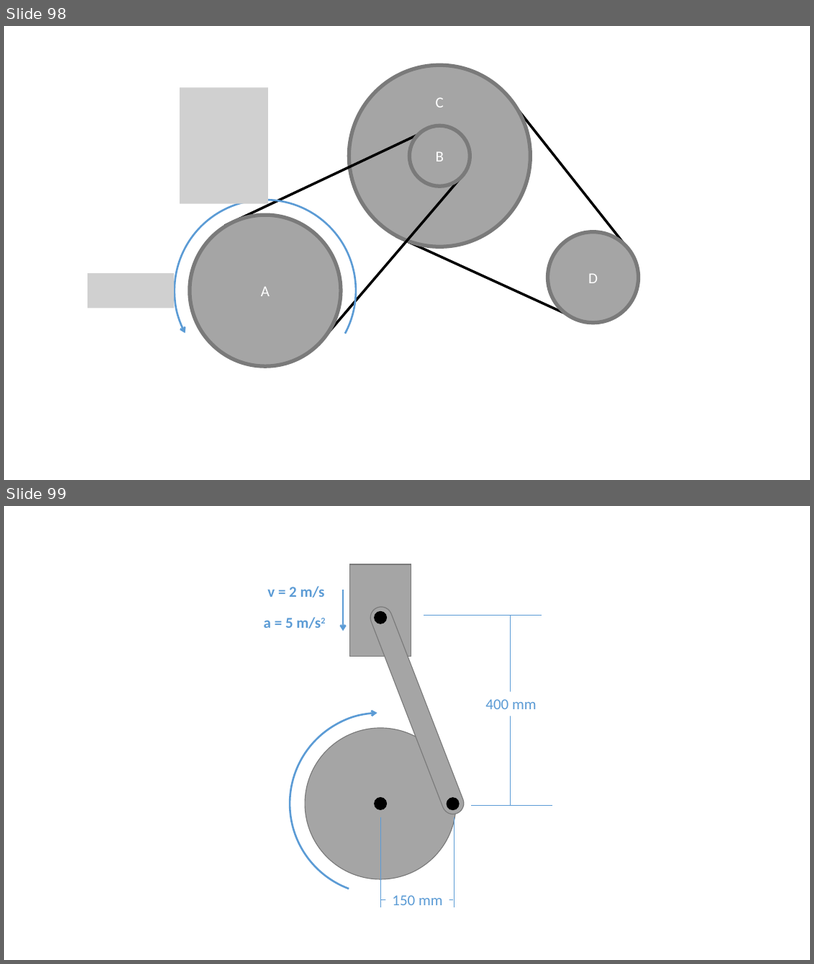
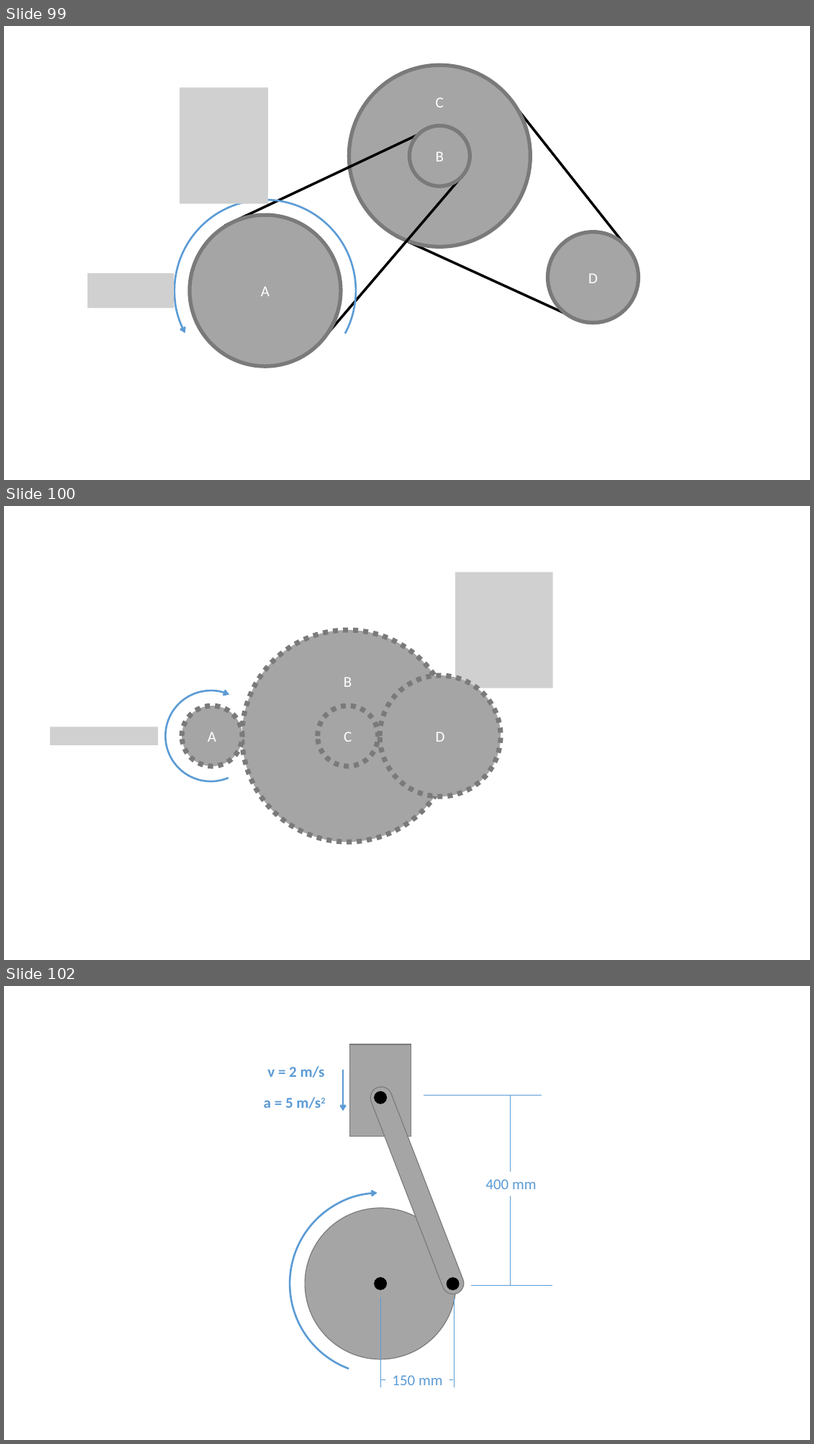
Before and after one commit to JacobMoore/mechanics_textbook, a slide deck: Homework Problems/Homework_Diagrams.pptx. Shown one above the other, each under a label of ours: slides 98 and 99 before the commit, slides 99, 100 and 102 after it; the slides between them are not shown. The pictures are 814x964 and 814x1444 pixels, drawn with LibreOffice and Linux fonts; fonts in the diff are those of the drawing; grey boxes stand for pictures. Boxes give left, top, right and bottom in pixels: in the first picture for what was removed or moved away, otherwise in the second. Text is boxed around its words. In the diff, an @@ line names an element or a change of style, - is before the commit and + after.

```diff
--- a/Homework Problems/Homework_Diagrams.pptx
+++ b/Homework Problems/Homework_Diagrams.pptx
@@ slide 100 added at [4, 506, 810, 960], background #FFFFFF @@
@@ picture added at [456, 572, 553, 688] @@
@@ ellipse added at [242, 630, 454, 842], fill #A5A5A5, outline #7A7A7A 6 pt dashed, 18 pt, text #FFFFFF @@
+B
@@ ellipse added at [381, 675, 502, 796], fill #A5A5A5, outline #7A7A7A 6 pt dashed, 18 pt, text #FFFFFF @@
+D
@@ arc (boxed as its full ellipse) added at [165, 690, 256, 781], outline #5B9BD5 2.25 pt @@
@@ ellipse added at [182, 705, 242, 766], fill #A5A5A5, outline #7A7A7A 6 pt dashed, 18 pt, text #FFFFFF @@
+A
@@ ellipse added at [318, 705, 378, 766], fill #A5A5A5, outline #7A7A7A 6 pt dashed, 18 pt, text #FFFFFF @@
+C
@@ picture added at [50, 727, 158, 745] @@
@@ what was slide 98 is now slide 99 @@
@@ what was slide 99 is now slide 102 @@
```
Also in this commit, not shown: 1 slide changed, 4 other slides added, 1 slide removed, 27 other files.
